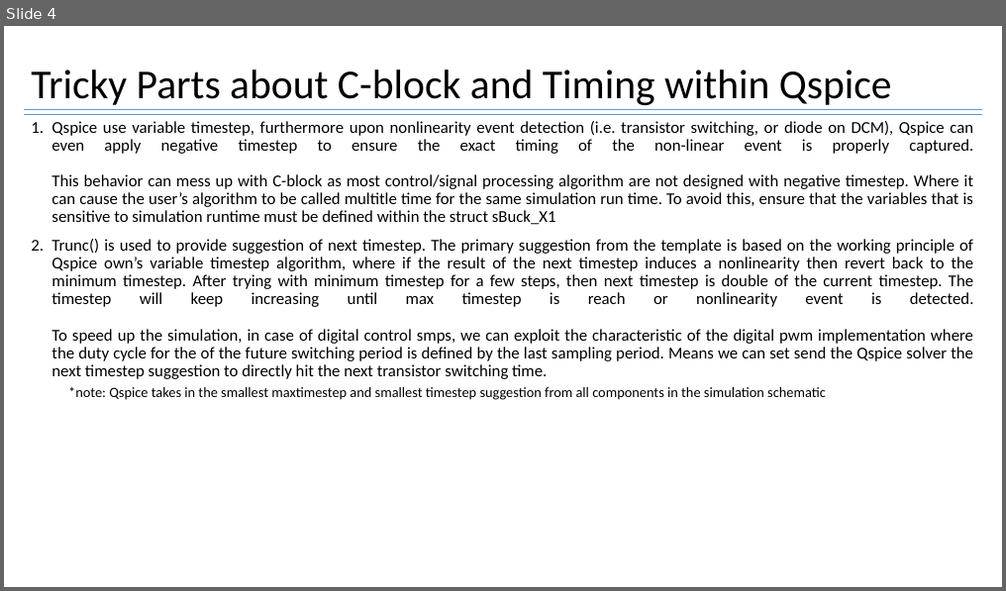
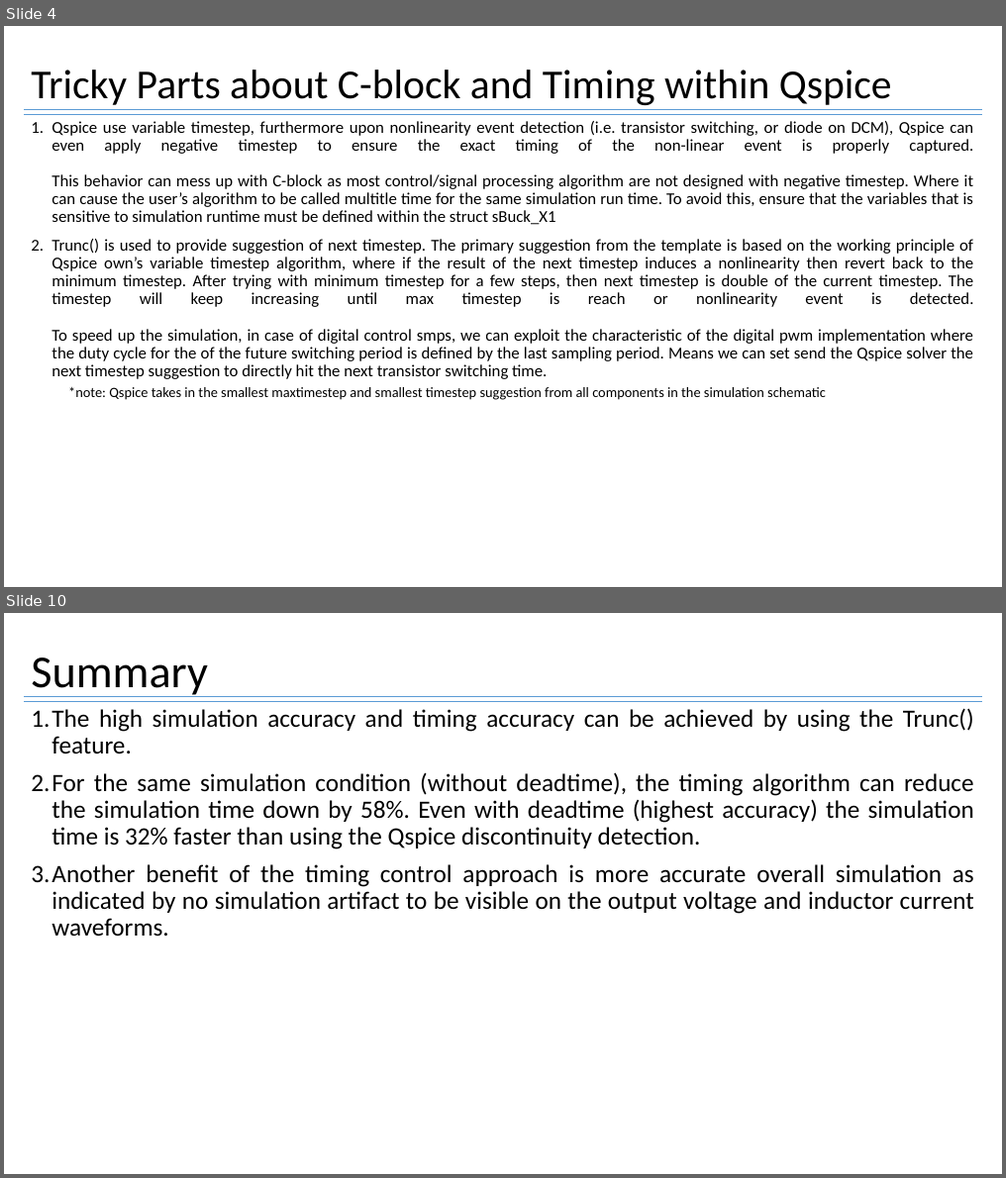
Before and after one commit to physicboy/QSPICE, a slide deck: PWM_example_SRbuck/Three Complexity Levels of PWM Implementation for Digital Controller Simulation.pptx. Shown one above the other, each under a label of ours: slide 4 before the commit, slides 4 and 10 after it; the slides between them are not shown. The pictures are 1006x591 and 1006x1178 pixels, drawn with LibreOffice and Linux fonts; fonts in the diff are those of the drawing. Boxes give left, top, right and bottom in pixels: in the first picture for what was removed or moved away, otherwise in the second. Text is boxed around its words. In the diff, an @@ line names an element or a change of style, - is before the commit and + after.

```diff
--- a/PWM_example_SRbuck/Three Complexity Levels of PWM Implementation for Digital Controller Simulation.pptx
+++ b/PWM_example_SRbuck/Three Complexity Levels of PWM Implementation for Digital Controller Simulation.pptx
@@ slide 10 added at [4,613,1002,1174], background #FFFFFF @@
@@ title added at [31,658,207,697], 44 pt, text #000000 @@
+Summary
@@ line added from (24, 697) to (982, 697), #5B9BD5 1 pt @@
@@ line added from (24, 702) to (982, 702), #5B9BD5 1 pt @@
@@ text added at [31,708,974,937], 24 pt, text #000000 @@
+1. The high simulation accuracy and timing accuracy can be achieved by using the Trunc() feature.
+2. For the same simulation condition (without deadtime), the timing algorithm can reduce the simulation time down by 58%. Even with deadtime (highest accuracy) the simulation time is 32% faster than using the Qspice discontinuity detection.
+3. Another benefit of the timing control approach is more accurate overall simulation as indicated by no simulation artifact to be visible on the output voltage and inductor current waveforms.
```
Also in this commit, not shown: 4 slides changed, 2 other slides added, 8 other files.
